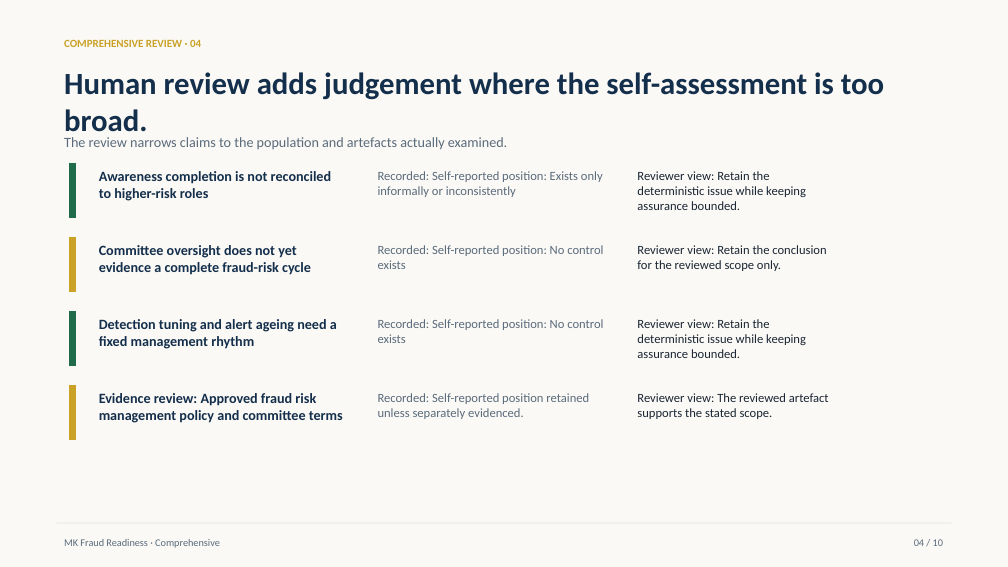
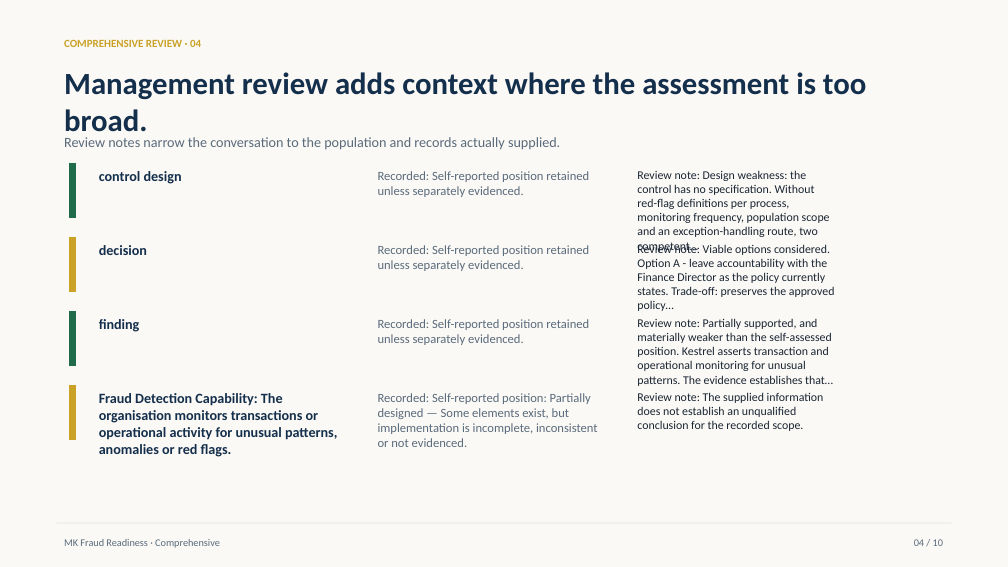
Before and after one commit to Tondani1995/mk-fraud-readiness-score, a slide deck: slide 4 of outputs/commercial-quality/comprehensive-executive-presentation.pptx. Drawn at 1008x567 pixels with LibreOffice and Linux fonts; fonts in the diff are those of the drawing. Boxes give left, top, right and bottom in pixels: in the first picture for what was removed or moved away, otherwise in the second. Text is boxed around its words. In the diff, an @@ line names an element or a change of style, - is before the commit and + after.

```diff
--- a/outputs/commercial-quality/comprehensive-executive-presentation.pptx
+++ b/outputs/commercial-quality/comprehensive-executive-presentation.pptx
@@ text at (64,72,866,139): text changed @@
-Human review adds judgement where the self-assessment is too broad.
+Management review adds context where the assessment is too broad.
@@ text at (64,137,560,150): text changed @@
-The review narrows claims to the population and artefacts actually examined.
+Review notes narrow the conversation to the population and records actually supplied.
@@ text at (99,171,182,184): text changed @@
-Awareness completion is not reconciled to higher-risk roles
+control design
@@ text at (378,171,589,197): text changed @@
-Recorded: Self-reported position: Exists only informally or inconsistently
+Recorded: Self-reported position retained unless separately evidenced.
@@ text at (637,170,830,253): text changed; size 12 to 11.2 pt @@
-Reviewer view: Retain the deterministic issue while keeping assurance bounded.
+Review note: Design weakness: the control has no specification. Without red-flag definitions per process, monitoring frequency, population scope and an exception-handling route, two competent…
@@ text at (99,245,147,255): text changed @@
-Committee oversight does not yet evidence a complete fraud-risk cycle
+decision
@@ text at (378,245,589,271): text changed @@
-Recorded: Self-reported position: No control exists
+Recorded: Self-reported position retained unless separately evidenced.
@@ text at (637,243,835,311): text changed; size 12 to 11.2 pt @@
-Reviewer view: Retain the conclusion for the reviewed scope only.
+Review note: Viable options considered. Option A - leave accountability with the Finance Director as the policy currently states. Trade-off: preserves the approved policy…
@@ text at (99,319,140,332): text changed @@
-Detection tuning and alert ageing need a fixed management rhythm
+finding
@@ text at (378,319,589,345): text changed @@
-Recorded: Self-reported position: No control exists
+Recorded: Self-reported position retained unless separately evidenced.
@@ text at (637,318,833,386): text changed; size 12 to 11.2 pt @@
-Reviewer view: Retain the deterministic issue while keeping assurance bounded.
+Review note: Partially supported, and materially weaker than the self-assessed position. Kestrel asserts transaction and operational monitoring for unusual patterns. The evidence establishes that…
@@ text at (99,393,337,457): text changed @@
-Evidence review: Approved fraud risk management policy and committee terms
+Fraud Detection Capability: The organisation monitors transactions or operational activity for unusual patterns, anomalies or red flags.
@@ text at (378,393,598,447): text changed @@
-Recorded: Self-reported position retained unless separately evidenced.
+Recorded: Self-reported position: Partially designed — Some elements exist, but implementation is incomplete, inconsistent or not evidenced.
@@ text at (637,392,824,431): text changed; size 12 to 11.2 pt @@
-Reviewer view: The reviewed artefact supports the stated scope.
+Review note: The supplied information does not establish an unqualified conclusion for the recorded scope.
```
Also in this commit, not shown: 8 other slides changed, 59 other files.
